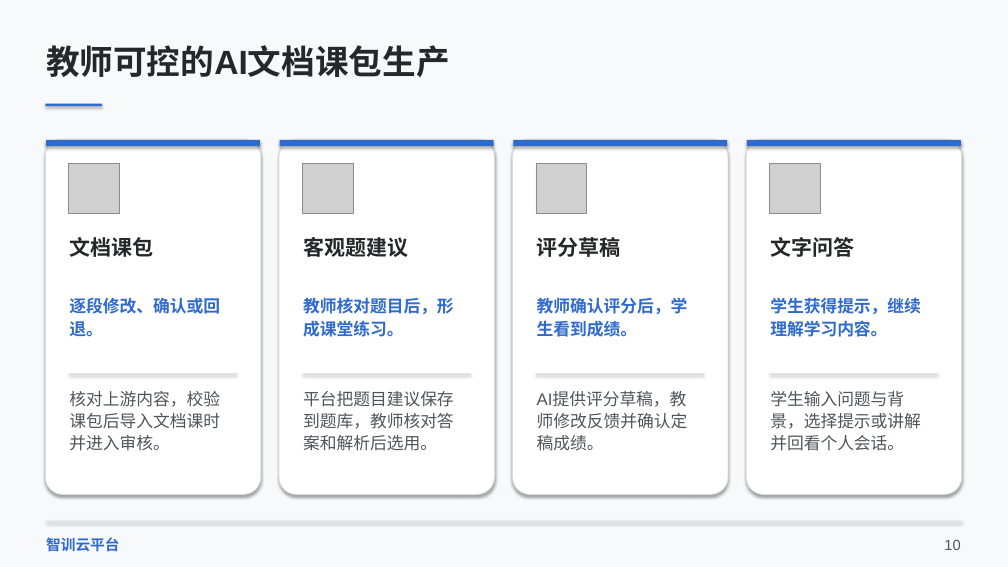
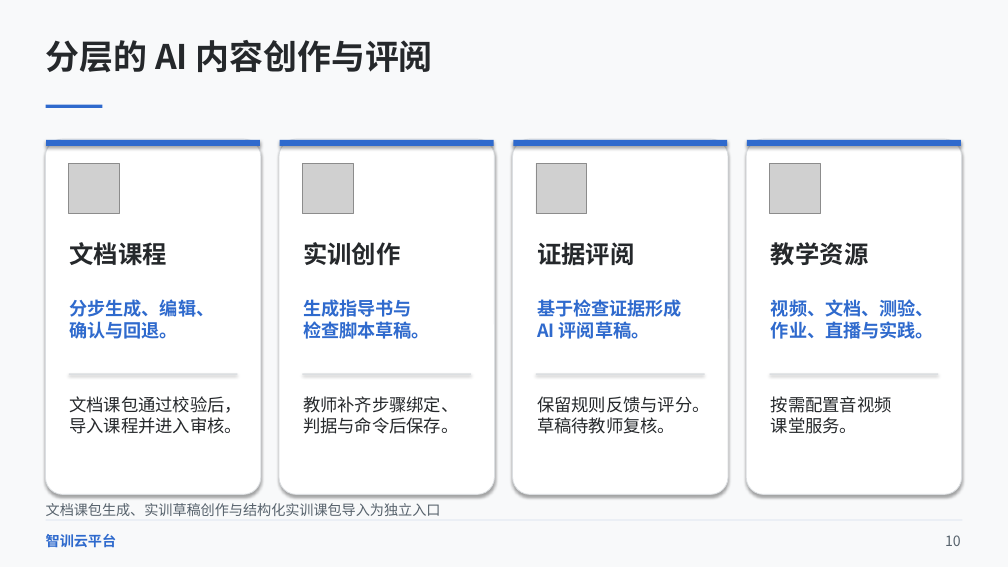
Before and after one commit to throwOctober/zhixun-cloud-showcase, a slide deck: slide 10 of project-overview.pptx. Drawn at 1008x567 pixels with LibreOffice and Linux fonts; fonts in the diff are those of the drawing; grey boxes stand for pictures. Boxes give left, top, right and bottom in pixels: in the first picture for what was removed or moved away, otherwise in the second. Text is boxed around its words. In the diff, an @@ line names an element or a change of style, - is before the commit and + after.

```diff
--- a/project-overview.pptx
+++ b/project-overview.pptx
@@ text removed at (46,45,450,77) @@
-教师可控的AI文档课包生产
@@ text added at (46,40,433,73), 32.2 pt, text #25282B, bold @@
+分层的 AI 内容创作与评阅
@@ rectangle at (45,105,102,108): shadow off @@
@@ text removed at (303,237,408,257) @@
-客观题建议
@@ text removed at (770,237,854,257) @@
-文字问答
@@ text at (69,242,167,265): text changed; size 20 to 23.2 pt; font Arial to Noto Sans CJK SC @@
-文档课包
+文档课程
@@ text added at (303,242,401,265), 23.2 pt, text #25282B, bold @@
+实训创作
@@ text at (537,242,635,265): text changed; size 20 to 23.2 pt; font Arial to Noto Sans CJK SC @@
-评分草稿
+证据评阅
@@ text added at (771,242,869,265), 23.2 pt, text #25282B, bold @@
+教学资源
@@ text at (69,299,214,339): text changed; size 16 to 17.2 pt; font Arial to Noto Sans CJK SC @@
-逐段修改、确认或回退。
+分步生成、编辑、
+确认与回退。
@@ text at (303,299,430,339): text changed; size 16 to 17.2 pt; font Arial to Noto Sans CJK SC @@
-教师核对题目后，形
-成课堂练习。
+生成指导书与
+检查脚本草稿。
@@ text at (537,299,682,339): text changed; size 16 to 17.2 pt; font Arial to Noto Sans CJK SC @@
-教师确认评分后，学
-生看到成绩。
+基于检查证据形成
+AI 评阅草稿。
@@ text at (771,299,934,339): text changed; size 16 to 17.2 pt; font Arial to Noto Sans CJK SC @@
-学生获得提示，继续
-理解学习内容。
+视频、文档、测验、
+作业、直播与实践。
@@ text at (69,396,242,434): text changed; size 16 to 16.5 pt; font Arial to Noto Sans CJK SC; text colour #4E555B to #25282B @@
-核对上游内容，校验课包后导入文档课时并进入审核。
+文档课包通过校验后，
+导入课程并进入审核。
@@ text removed at (303,391,454,451) @@
-平台把题目建议保存
-到题库，教师核对答
-案和解析后选用。
@@ text added at (303,396,458,434), 16.5 pt, text #25282B @@
+教师补齐步骤绑定、
+判据与命令后保存。
@@ text removed at (537,391,688,451) @@
-AI提供评分草稿，教
-师修改反馈并确认定
-稿成绩。
@@ text added at (537,396,710,434), 16.5 pt, text #25282B @@
+保留规则反馈与评分。
+草稿待教师复核。
@@ text removed at (770,391,921,451) @@
-学生输入问题与背
-景，选择提示或讲解
-并回看个人会话。
@@ text added at (771,396,892,434), 16.5 pt, text #25282B @@
+按需配置音视频
+课堂服务。
@@ text added at (46,503,441,516), 13.5 pt, text #58636D @@
+文档课包生成、实训草稿创作与结构化实训课包导入为独立入口
@@ text "智训云平台" at (46,534,117,548): size 14 to 13.5 pt, font Arial to Noto Sans CJK SC; line spacing 1.18 to 1 @@
@@ rectangle at (45,520,962,521): fill #DBDEE1 to #D5DFEC; shadow off @@
@@ text "10" at (945,535,961,546): size 14 to 13.5 pt, font Arial to Noto Sans CJK SC, text colour #4E555B to #58636D; line spacing 1.18 to 1 @@
```
Also in this commit, not shown: 5 other slides changed, 3 other files.
